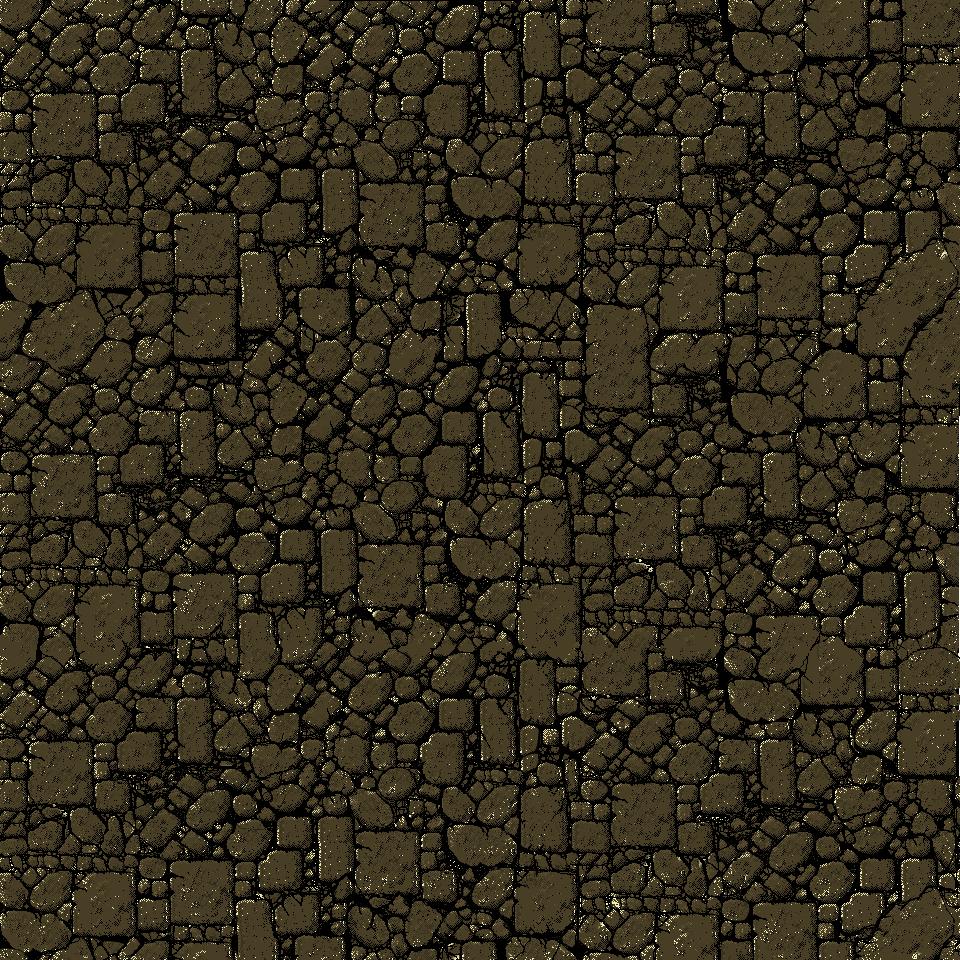
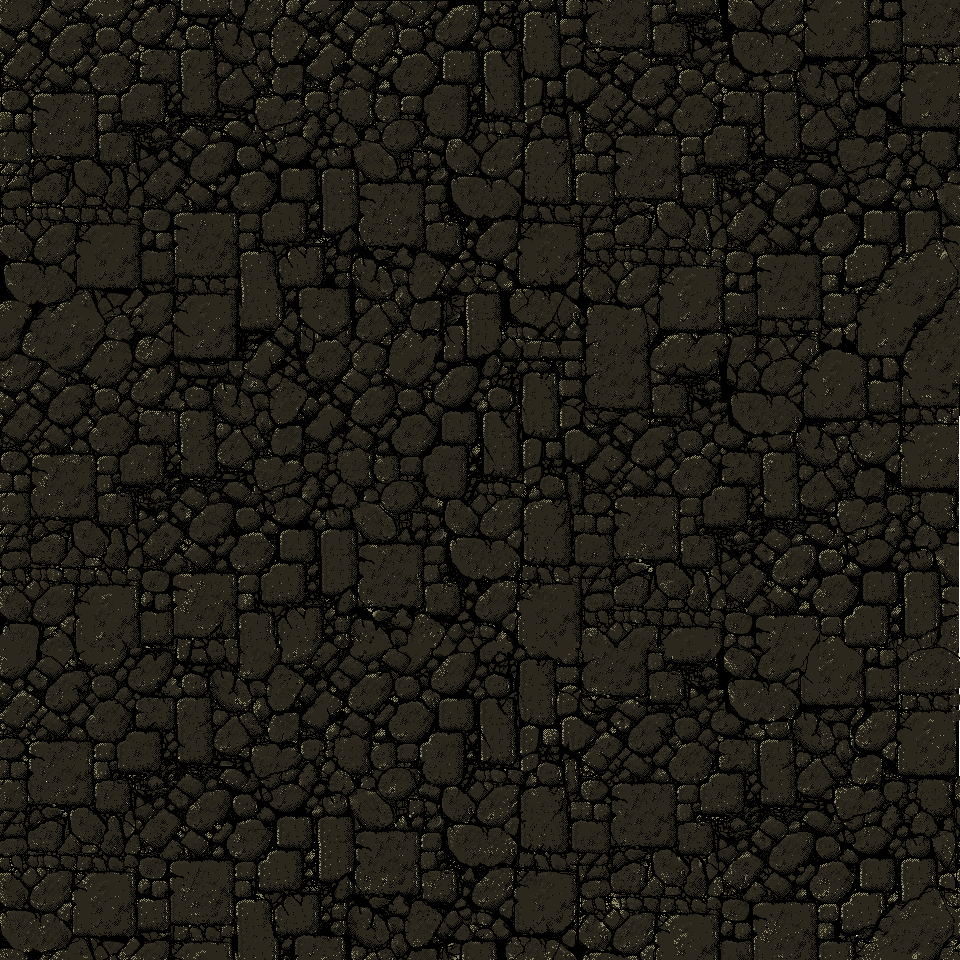
Revision of a layered 960×960 image; what changed, layer by layer:
"background_lit.tga": opacity 100% → 50% over [0, 0, 960, 960]
painted on "Pasted Layer" over [0, 0, 960, 960]
